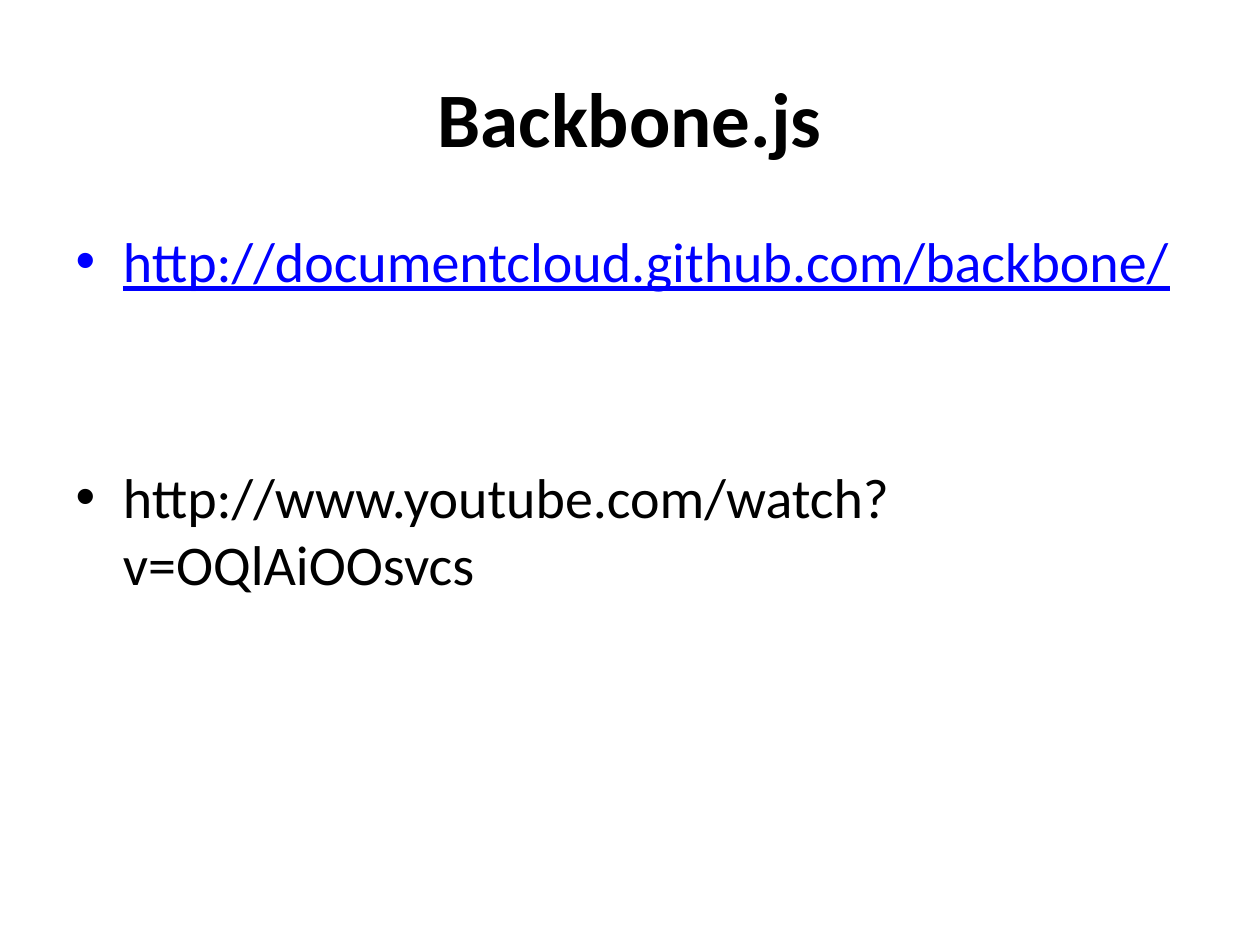
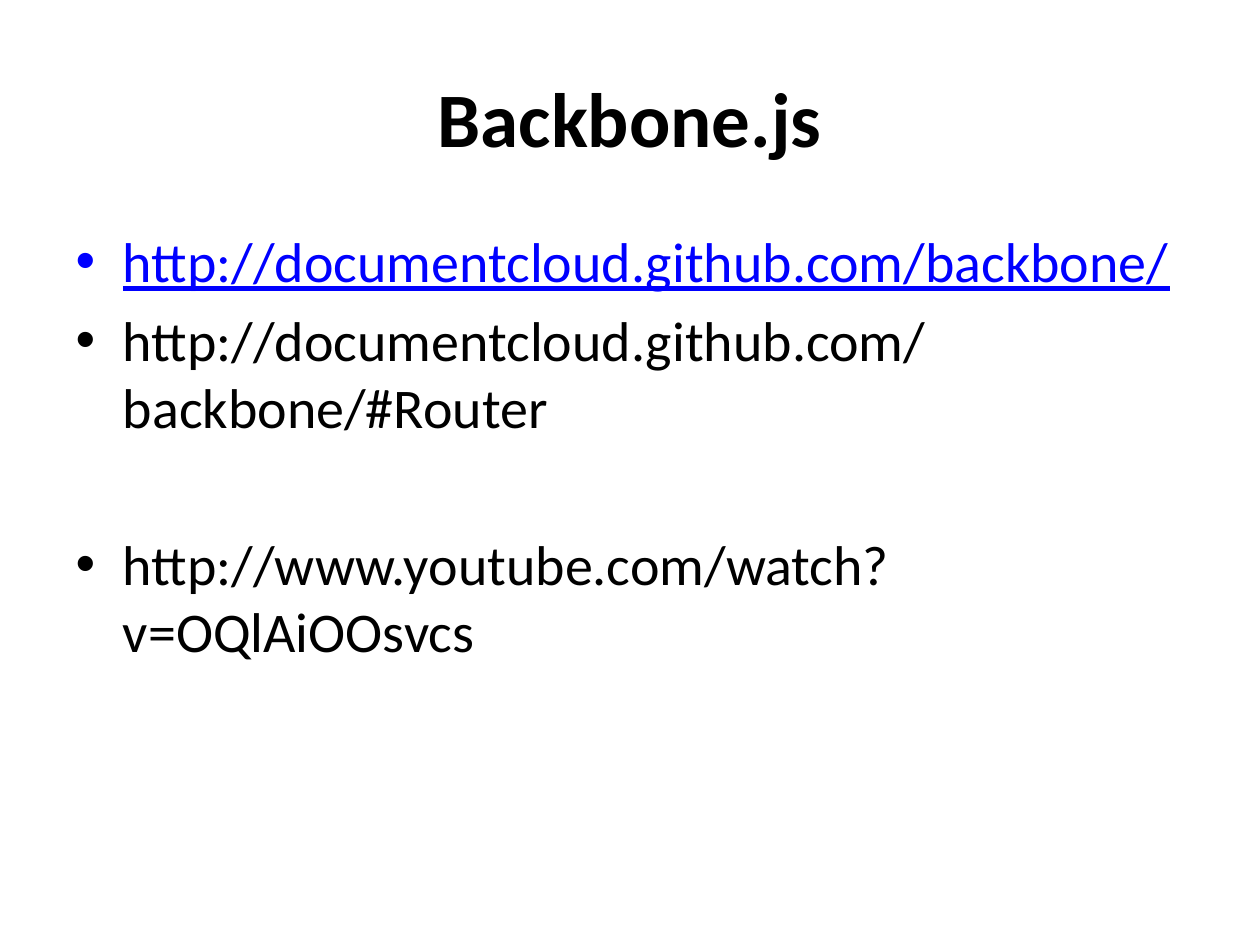
Before and after one commit to ggonzalez/caaweb, a slide deck: slide 2 of pages/backbone/新增 Microsoft PowerPoint 簡報.pptx. Drawn at 1260x945 pixels with LibreOffice and Linux fonts; fonts in the diff are those of the drawing. Boxes give left, top, right and bottom in pixels: in the first picture for what was removed or moved away, otherwise in the second. Text is boxed around its words. In the diff, an @@ line names an element or a change of style, - is before the commit and + after.

```diff
--- a/pages/backbone/新增 Microsoft PowerPoint 簡報.pptx
+++ b/pages/backbone/新增 Microsoft PowerPoint 簡報.pptx
@@ text at <box>123,322,925,431</box>: paragraph added @@
+• http://documentcloud.github.com/backbone/#Router
```
Also in this commit, not shown: 6 slides added, 6 other files.
